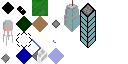
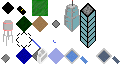
The second 128x64 image is a revision of the first. Changes to its layers:
added layer "pool" above "Pasted Layer" over [64, 48, 120, 64]
